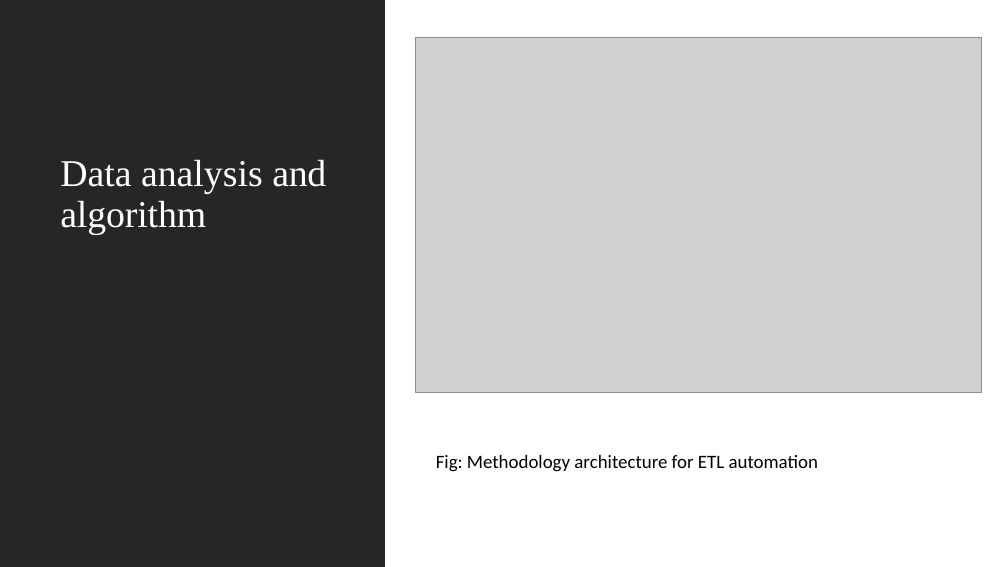
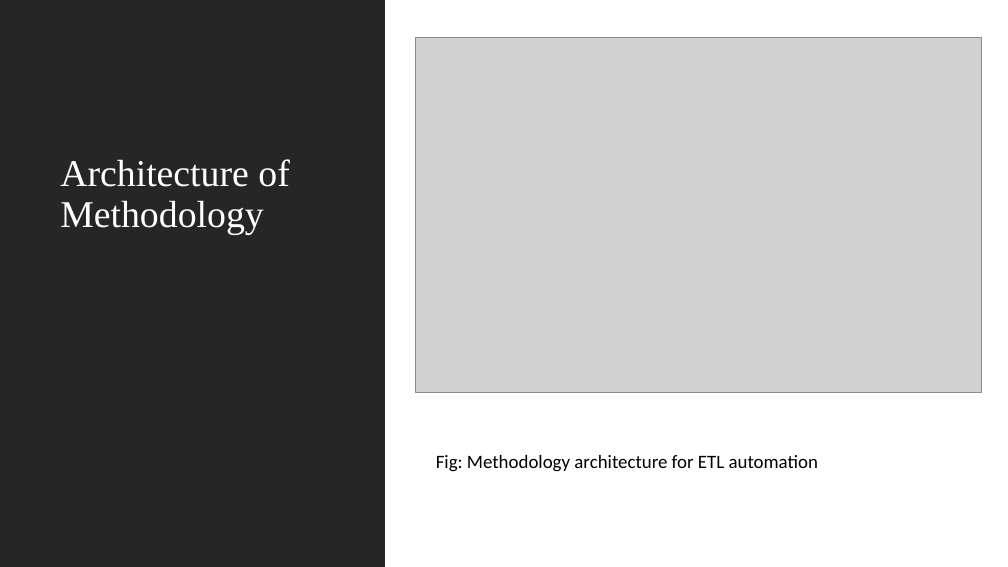
Before and after one commit to MeePks/ETL-AI-Schema-Detection, a slide deck: slide 7 of Documentation/ETLautomationPresentation.pptx (slide 11 before the commit). Drawn at 1008x567 pixels with LibreOffice and Linux fonts; fonts in the diff are those of the drawing; grey boxes stand for pictures. Boxes give left, top, right and bottom in pixels: in the first picture for what was removed or moved away, otherwise in the second. Text is boxed around its words. In the diff, an @@ line names an element or a change of style, - is before the commit and + after.

```diff
--- a/Documentation/ETLautomationPresentation.pptx
+++ b/Documentation/ETLautomationPresentation.pptx
@@ title at box(60, 159, 289, 235): text changed @@
-Data analysis and algorithm
+Architecture of Methodology
```
Also in this commit, not shown: 2 other slides changed, 5 slides added, 1 slide removed, 1 other file.
